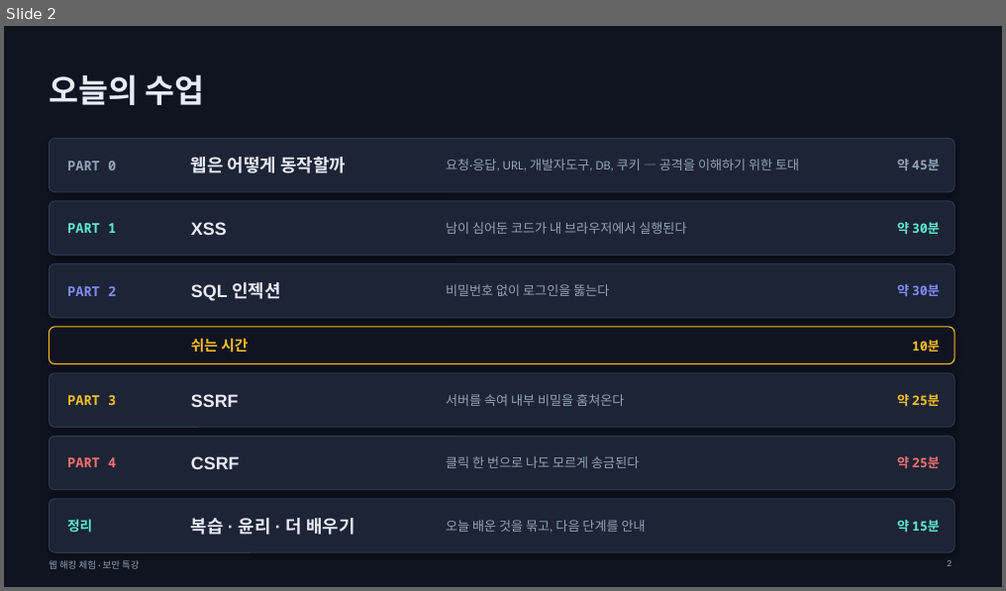
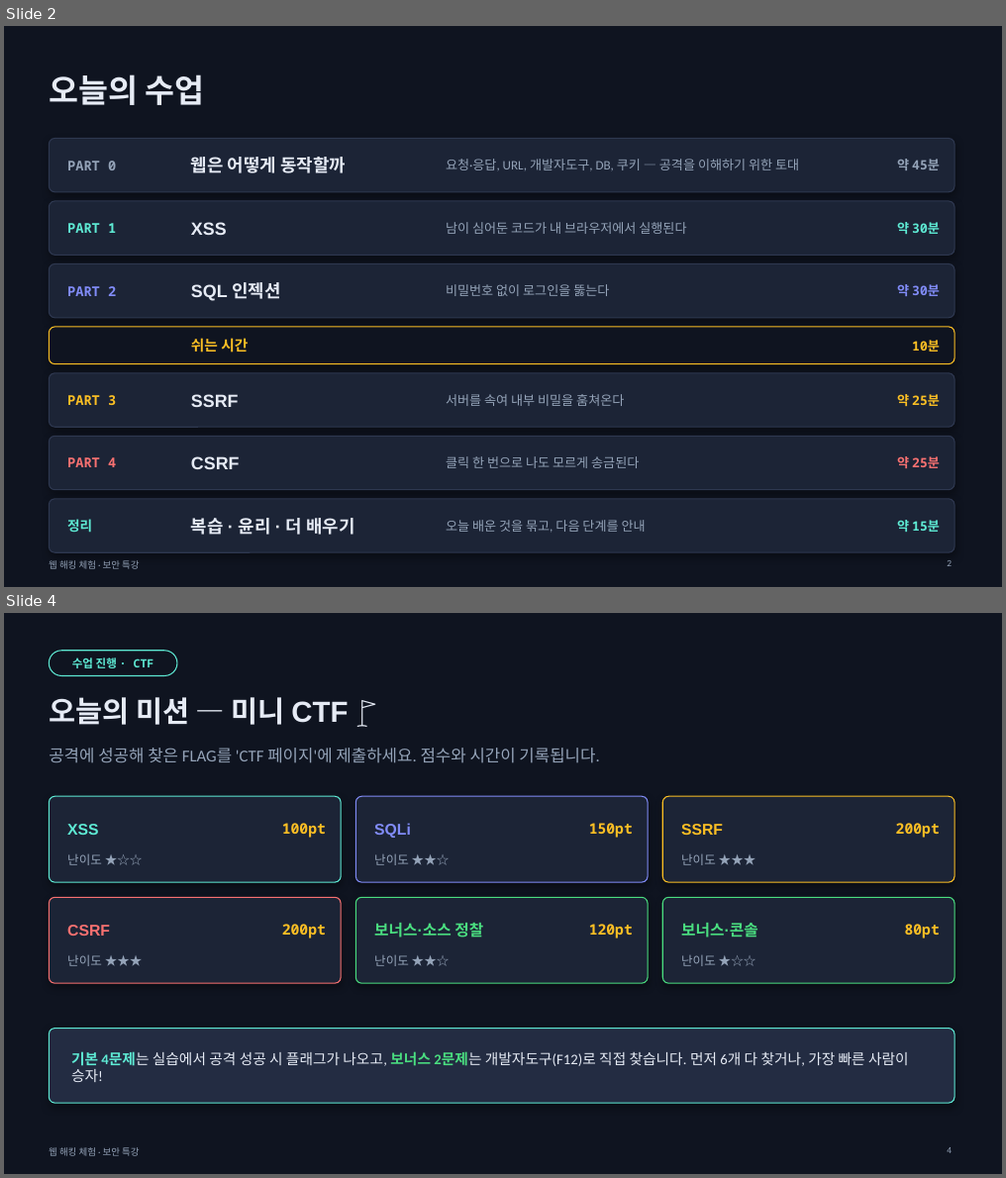
Before and after one commit to LunarJiwon/security-lab, a slide deck: security-lab-특강.pptx. Shown one above the other, each under a label of ours: slide 2 before the commit, slides 2 and 4 after it; the slides between them are not shown. The pictures are 1006x591 and 1006x1178 pixels, drawn with LibreOffice and Linux fonts; fonts in the diff are those of the drawing. Boxes give left, top, right and bottom in pixels: in the first picture for what was removed or moved away, otherwise in the second. Text is boxed around its words. In the diff, an @@ line names an element or a change of style, - is before the commit and + after.

```diff
--- a/security-lab-특강.pptx
+++ b/security-lab-특강.pptx
@@ slide 4 added at [4,613,1002,1174], background #0F1420; not listed: 1 template element that a slide beside it also shows @@
@@ rounded rectangle added at [49,651,177,676], fill #0F1420, outline #5EEAD4 1 pt @@
@@ text added at [72,658,154,668], 11 pt, text #5EEAD4, bold @@
+수업 진행 · CTF
@@ text added at [49,697,348,725], 28 pt, text #E6EBF5, bold @@
+오늘의 미션 — 미니 CTF 🚩
@@ text added at [49,748,599,763], 16 pt, text #94A3B8 @@
+공격에 성공해 찾은 FLAG를 'CTF 페이지'에 제출하세요. 점수와 시간이 기록됩니다.
@@ rounded rectangle added at [49,796,341,882], fill #1C2436, outline #5EEAD4 1 pt @@
@@ rounded rectangle added at [355,796,648,882], fill #1C2436, outline #818CF8 1 pt @@
@@ rounded rectangle added at [662,796,954,882], fill #1C2436, outline #FBBF24 1 pt @@
@@ text added at [67,824,98,835], 15 pt, text #5EEAD4, bold @@
+XSS
@@ text added at [282,823,326,838], 14 pt, text #FBBF24, bold @@
+100pt
@@ text added at [374,823,411,838], 15 pt, text #818CF8, bold @@
+SQLi
@@ text added at [589,823,633,838], 14 pt, text #FBBF24, bold @@
+150pt
@@ text added at [681,824,723,835], 15 pt, text #FBBF24, bold @@
+SSRF
@@ text added at [896,823,940,838], 14 pt, text #FBBF24, bold @@
+200pt
@@ text added at [67,855,102,865], 12 pt, text #94A3B8 @@
+난이도 ★☆☆
@@ text added at [374,855,409,865], 12 pt, text #94A3B8 @@
+난이도 ★★☆
@@ text added at [681,855,716,865], 12 pt, text #94A3B8 @@
+난이도 ★★★
@@ rounded rectangle added at [49,897,341,983], fill #1C2436, outline #F87171 1 pt @@
@@ rounded rectangle added at [355,897,648,983], fill #1C2436, outline #4ADE80 1 pt @@
@@ rounded rectangle added at [662,897,954,983], fill #1C2436, outline #4ADE80 1 pt @@
@@ text added at [67,925,110,936], 15 pt, text #F87171, bold @@
+CSRF
@@ text added at [282,924,326,939], 14 pt, text #FBBF24, bold @@
+200pt
@@ text added at [374,923,483,938], 15 pt, text #4ADE80, bold @@
+보너스·소스 정찰
@@ text added at [589,924,633,939], 14 pt, text #FBBF24, bold @@
+120pt
@@ text added at [681,923,758,938], 15 pt, text #4ADE80, bold @@
+보너스·콘솔
@@ text added at [905,924,940,939], 14 pt, text #FBBF24, bold @@
+80pt
@@ text added at [67,956,102,966], 12 pt, text #94A3B8 @@
+난이도 ★★★
@@ text added at [374,956,409,966], 12 pt, text #94A3B8 @@
+난이도 ★★☆
@@ text added at [681,956,716,966], 12 pt, text #94A3B8 @@
+난이도 ★☆☆
@@ rounded rectangle added at [49,1029,954,1103], fill #232C42, outline #5EEAD4 1 pt @@
@@ text added at [71,1052,909,1082], 14 pt, text #E6EBF5 @@
+기본 4문제는 실습에서 공격 성공 시 플래그가 나오고, 보너스 2문제는 개발자도구(F12)로 직접 찾습니다. 먼저 6개 다 찾거나, 가장 빠른 사람이 승자!
@@ page number added at [946,1148,951,1154], 9 pt, text #94A3B8 @@
+4
```
Also in this commit, not shown: 11 slides changed, 11 other files.
